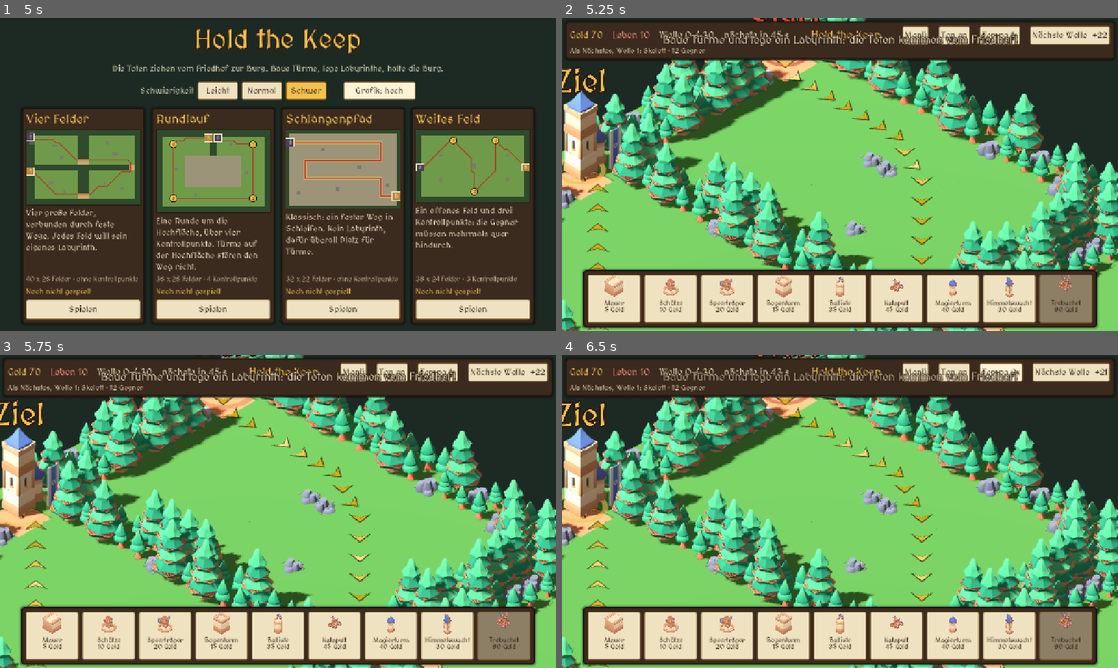
Above: before the commit, frames 1-4 (two rows, left to right).
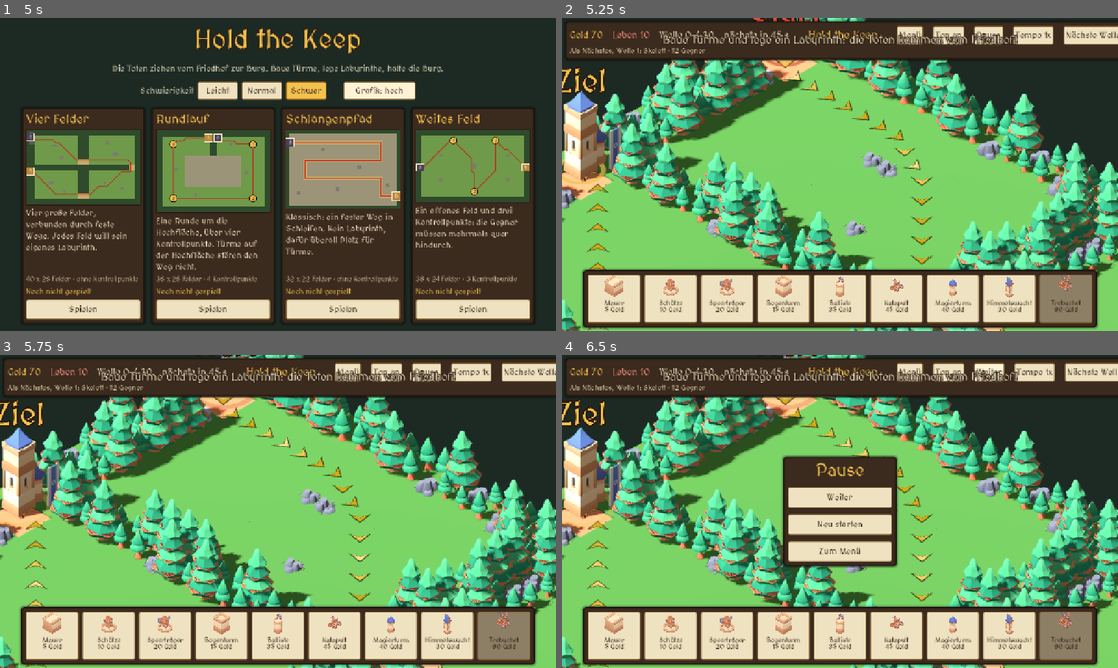
Above: after the commit, the same moments.

Repository: aikitori/hold-the-keep
Game: Godot game, scene res://scenes/menu.tscn
Same seed, same stepped clock (60 frames per second), same inputs: the game is played once before the commit and once after it.
Inputs (mouse positions are in pixels of both pictures, inside the frame that each line leads up to):
- Up to frame 1 (5 s): click "Normal" at 0.5 s; click "Normal" at 1.25 s; click "Leicht" at 2 s; click "Schwer" at 2.75 s; click "Grafik: hoch" at 3.5 s; click "Grafik: niedrig" at 4.25 s
- Up to frame 2 (5.25 s): click "Spielen" at 5 s
- Up to frame 3 (5.75 s): no input
- Up to frame 4 (6.5 s): click (990, 373) at 5.75 s, where only the run after the commit has a clickable "Pause"

Frame 1 is identical in both runs. In frame 2, 1.2% of the frame differs, in the area x 44-100%, y 1-13%; in frame 3, 1.2%; in frame 4, 9.6%, in the area x 0-100%, y 0-68%.

Commit message:
Pause (auch automatisch im Hintergrund) und Zielwahl je Turm
Co-Authored-By: Claude Opus 5.5 <noreply@anthropic.com>

Diff:
--- a/scripts/defs.gd
+++ b/scripts/defs.gd
@@ -78,6 +78,10 @@
 }
 const BUILD_ORDER: Array[StringName] = [&"wall", &"bowman", &"spearman", &"archer", &"ballista", &"catapult",
 		&"mage", &"skyguard", &"trebuchet"]
+
+## Zielwahl der Türme, umschaltbar auf der Turm-Karte. "air" nur für Türme, die Boden und Luft treffen.
+const TARGET_MODES: Array[StringName] = [&"first", &"strong", &"weak", &"air"]
+const TARGET_NAMES := {&"first": "Vorderster", &"strong": "Stärkster", &"weak": "Schwächster", &"air": "Flieger zuerst"}
 
 ## Spezialisierung auf Stufe 3: je Turm zwei Wege. Werte wirken auf die Stufe-3-Werte:
 ## damage (Faktor), range (+Felder), cooldown (Faktor), multishot (Ziele gleichzeitig), chain (springt auf
--- a/scripts/dev/logic_test.gd
+++ b/scripts/dev/logic_test.gd
@@ -106,6 +106,34 @@
 		_check((Defs.SPECS[id] as Array).size() == 2, "%s hat zwei Spezialisierungen" % id)
 
 
+## Zielwahl: zwei Gegner neben dem Turm, einer stark und vorne, einer schwach und fliegend.
+func _test_targeting(main: Main, tower: Tower) -> void:
+	var strong := Enemy.new()
+	var weak := Enemy.new()
+	for pair: Array in [[strong, &"orc"], [weak, &"ghost"]]:
+		var enemy: Enemy = pair[0]
+		main.add_child(enemy)
+		enemy.setup(pair[1], 1, main, main.board)
+		enemy.position = tower.position + Vector3(0.5, 0, 0)
+		main.enemies.append(enemy)
+	strong.distance_left = 5.0
+	weak.distance_left = 9.0
+	var picks: Array[String] = []
+	for mode: StringName in [&"first", &"strong", &"weak", &"air"]:
+		tower.target_mode = mode
+		picks.append(String(tower._pick_targets(1)[0].kind))
+	_check(picks == ["orc", "orc", "ghost", "ghost"], "Zielwahl: Vorderster, Stärkster, Schwächster, Flieger (%s)" % ", ".join(picks))
+	tower.target_mode = &"first"
+	var seen: Array[StringName] = []
+	for i in 4:
+		tower.cycle_target()
+		seen.append(tower.target_mode)
+	_check(seen.has(&"air") == (tower.targets() == "both") and seen[-1] == &"first", "Zielwahl schaltet reihum")
+	for enemy in [strong, weak]:
+		main.enemies.erase(enemy)
+		enemy.queue_free()
+
+
 ## Leicht: mehr Gold und Leben, Gegner mit weniger Lebenspunkten.
 func _test_difficulty() -> void:
 	Settings.difficulty = &"easy"
@@ -193,6 +221,12 @@
 	await get_tree().process_frame
 	_check(main.gold == Defs.DIFFICULTIES[&"normal"]["gold"] and main.lives == 20, "Normal: 90 Gold, 20 Leben")
 	_test_touch_drag(main)
+	main.set_paused(true)
+	var before: float = main.countdown
+	for i in 5:
+		await get_tree().process_frame
+	_check(get_tree().paused and main.countdown == before, "Pause hält den Countdown an")
+	main.set_paused(false)
 	main.gold = 2000
 	var built := 0
 	for at in [Vector2i(16, 9), Vector2i(16, 12 - 4), Vector2i(15, 10), Vector2i(14, 8), Vector2i(16, 6), Vector2i(13, 10)]:
@@ -204,6 +238,7 @@
 				break
 	_check(built >= 5, "Türme gebaut (%d)" % built)
 	var tower: Tower = main.board.towers.values()[0]
+	_test_targeting(main, tower)
 	main.select_tower(tower)
 	main.upgrade_selected()
 	_check(tower.level == 2, "Ausbau auf Stufe 2")
--- a/scripts/hud.gd
+++ b/scripts/hud.gd
@@ -11,6 +11,8 @@
 signal deselect_pressed
 signal restart_pressed
 signal menu_pressed
+signal pause_pressed
+signal target_pressed
 signal spec_pressed(spec_id: StringName)
 
 const FONT := preload("res://assets/fonts/MedievalSharp.ttf")
@@ -44,10 +46,13 @@
 var _card_text := Label.new()
 var _upgrade_button := Button.new()
 var _sell_button := Button.new()
+var _target_button := Button.new()
 var _spec_buttons: Array[Button] = []
 var _spec_ids: Array[StringName] = [&"", &""]
 var _toast := Label.new()
 var _toast_tween: Tween
+var _pause_panel := PanelContainer.new()
+var _pause_button := Button.new()
 var _end_panel := PanelContainer.new()
 var _end_title := Label.new()
 var _end_text := Label.new()
@@ -56,6 +61,7 @@
 
 
 func _ready() -> void:
+	process_mode = Node.PROCESS_MODE_ALWAYS  # bedienbar, auch wenn das Spiel pausiert
 	var root := Control.new()
 	root.set_anchors_preset(Control.PRESET_FULL_RECT)
 	root.mouse_filter = Control.MOUSE_FILTER_IGNORE
@@ -69,6 +75,7 @@
 	_build_bottom(root)
 	_build_card(root)
 	_build_end(root)
+	_build_pause(root)
 	_toast.set_anchors_preset(Control.PRESET_TOP_WIDE)
 	_toast.offset_left = 16
 	_toast.offset_right = -16
@@ -182,9 +189,11 @@
 	_sound_button.text = "Ton aus" if Sfx.muted else "Ton an"
 	_speed_button.text = "Tempo 1x"
 	_speed_button.pressed.connect(func() -> void: speed_pressed.emit())
+	_pause_button.text = "Pause"
+	_pause_button.pressed.connect(func() -> void: pause_pressed.emit())
 	_next_button.text = "Nächste Welle"
 	_next_button.pressed.connect(func() -> void: next_wave_pressed.emit())
-	_top_buttons = [menu, _sound_button, _speed_button, _next_button]
+	_top_buttons = [menu, _sound_button, _pause_button, _speed_button, _next_button]
 	for button: Button in _top_buttons:
 		button.custom_minimum_size.y = 44
 		_top_row.add_child(button)
@@ -296,6 +305,8 @@
 	_card_text.autowrap_mode = TextServer.AUTOWRAP_WORD_SMART
 	_card_text.custom_minimum_size = Vector2(230, 0)
 	box.add_child(_card_text)
+	_target_button.pressed.connect(func() -> void: target_pressed.emit())
+	box.add_child(_target_button)
 	_upgrade_button.pressed.connect(func() -> void: upgrade_pressed.emit())
 	box.add_child(_upgrade_button)
 	for i in 2:
@@ -325,6 +336,8 @@
 		lines.append("Schaden %d · Reichweite %.1f" % [roundi(tower.damage()), tower.reach()])
 		lines.append("Schüsse pro Sekunde %.1f" % (1.0 / tower.cooldown()))
 		lines.append({"ground": "Trifft Bodengegner", "air": "Trifft nur Fliegende", "both": "Trifft Boden und Luft"}[tower.targets()])
+	_target_button.visible = def["damage"] > 0
+	_target_button.text = "Ziel: %s" % Defs.TARGET_NAMES[tower.target_mode]
 	var options := tower.spec_options()
 	for i in 2:
 		var button := _spec_buttons[i]
@@ -366,6 +379,40 @@
 	box.add_child(again)
 
 
+func _build_pause(root: Control) -> void:
+	_pause_panel.set_anchors_preset(Control.PRESET_CENTER)
+	_pause_panel.grow_horizontal = Control.GROW_DIRECTION_BOTH
+	_pause_panel.grow_vertical = Control.GROW_DIRECTION_BOTH
+	_pause_panel.visible = false
+	root.add_child(_pause_panel)
+	var box := VBoxContainer.new()
+	box.add_theme_constant_override("separation", 14)
+	_pause_panel.add_child(box)
+	var title := Label.new()
+	title.text = "Pause"
+	title.horizontal_alignment = HORIZONTAL_ALIGNMENT_CENTER
+	title.add_theme_font_size_override("font_size", 40)
+	title.add_theme_color_override("font_color", GOLD)
+	box.add_child(title)
+	for entry: Array in [["Weiter", pause_pressed], ["Neu starten", restart_pressed], ["Zum Menü", menu_pressed]]:
+		var button := Button.new()
+		button.text = entry[0]
+		button.custom_minimum_size = Vector2(240, 48)
+		button.pressed.connect((entry[1] as Signal).emit)
+		box.add_child(button)
+
+
+func show_pause(on: bool) -> void:
+	_pause_panel.visible = on
+	_pause_button.text = "Weiter" if on else "Pause"
+
+
+func _unhandled_key_input(event: InputEvent) -> void:
+	var key := event as InputEventKey
+	if key.pressed and not key.echo and key.keycode == KEY_P:
+		pause_pressed.emit()
+
+
 func show_end(won: bool, wave: int) -> void:
 	_end_panel.visible = true
 	_end_title.text = "Die Burg hält!" if won else "Die Burg ist gefallen"
@@ -402,7 +449,7 @@
 
 ## Liegt die Bildschirmstelle auf einem Bedienelement? Dann ist ein Tipp nicht für das Spielfeld.
 func blocks(point: Vector2) -> bool:
-	for control: Control in [_card, _end_panel]:
+	for control: Control in [_card, _end_panel, _pause_panel]:
 		if control.visible and control.get_global_rect().has_point(point):
 			return true
 	for node in get_children():
--- a/scripts/main.gd
+++ b/scripts/main.gd
@@ -66,12 +66,16 @@
 	hud.sell_pressed.connect(sell_selected)
 	hud.deselect_pressed.connect(func() -> void: select_tower(null))
 	hud.spec_pressed.connect(specialize_selected)
+	hud.target_pressed.connect(func() -> void:
+		if _selected != null:
+			_selected.cycle_target())
 	hud.restart_pressed.connect(func() -> void:
-		Engine.time_scale = 1.0
+		_leave()
 		get_tree().reload_current_scene())
 	hud.menu_pressed.connect(func() -> void:
-		Engine.time_scale = 1.0
+		_leave()
 		get_tree().change_scene_to_file("res://scenes/menu.tscn"))
+	hud.pause_pressed.connect(func() -> void: set_paused(not get_tree().paused))
 	hud.toast("Baue Türme und lege ein Labyrinth: die Toten kommen vom Friedhof!")
 
 
@@ -366,6 +370,24 @@
 	Sfx.play(&"victory" if won else &"defeat")
 
 
+func set_paused(on: bool) -> void:
+	if on and game_over:
+		return
+	get_tree().paused = on
+	hud.show_pause(on)
+
+
+## Handy: App in den Hintergrund (Anruf, anderer Tab) hält das Spiel an.
+func _notification(what: int) -> void:
+	if what in [NOTIFICATION_APPLICATION_FOCUS_OUT, NOTIFICATION_APPLICATION_PAUSED] and is_inside_tree():
+		set_paused(true)
+
+
+func _leave() -> void:
+	get_tree().paused = false
+	Engine.time_scale = 1.0
+
+
 func _cycle_speed() -> void:
 	_speed = 1.0 if _speed >= 3.0 else _speed + 1.0
 	Engine.time_scale = _speed
--- a/scripts/tower.gd
+++ b/scripts/tower.gd
@@ -11,6 +11,7 @@
 var spec_id: StringName = &""
 var cell: Vector2i
 var invested := 0
+var target_mode: StringName = &"first"
 var game: Node  # Main
 var _cooldown := 0.0
 var _model: Node3D
@@ -122,6 +123,12 @@
 	return Defs.spec(id, spec_id).get(key, Defs.TOWERS[id].get(key, fallback))
 
 
+## Nächste Zielwahl; "Flieger zuerst" nur, wenn der Turm beides trifft.
+func cycle_target() -> void:
+	var modes := Defs.TARGET_MODES.filter(func(m: StringName) -> bool: return m != &"air" or targets() == "both")
+	target_mode = modes[(modes.find(target_mode) + 1) % modes.size()]
+
+
 func can_upgrade() -> bool:
 	return Defs.upgrade_cost(id, level) > 0
 
@@ -206,7 +213,7 @@
 	return Vector2(enemy.position.x - position.x, enemy.position.z - position.z).length()
 
 
-## Ziele: Gegner in Reichweite, die der Burg am nächsten sind (passend zu Boden/Luft).
+## Ziele in Reichweite (passend zu Boden/Luft), sortiert nach der Zielwahl. Gleichstand: näher an der Burg.
 func _pick_targets(count: int) -> Array[Enemy]:
 	var r := reach()
 	var kind := targets()
@@ -216,5 +223,17 @@
 			continue
 		if _ground_distance(enemy) <= r:
 			inside.append(enemy)
-	inside.sort_custom(func(a: Enemy, b: Enemy) -> bool: return a.distance_left < b.distance_left)
+	var mode := target_mode
+	inside.sort_custom(func(a: Enemy, b: Enemy) -> bool:
+		match mode:
+			&"strong":
+				if a.hp != b.hp:
+					return a.hp > b.hp
+			&"weak":
+				if a.hp != b.hp:
+					return a.hp < b.hp
+			&"air":
+				if a.air != b.air:
+					return a.air
+		return a.distance_left < b.distance_left)
 	return inside.slice(0, count)
Not shown, changed: docs/GAME_DESIGN.md
